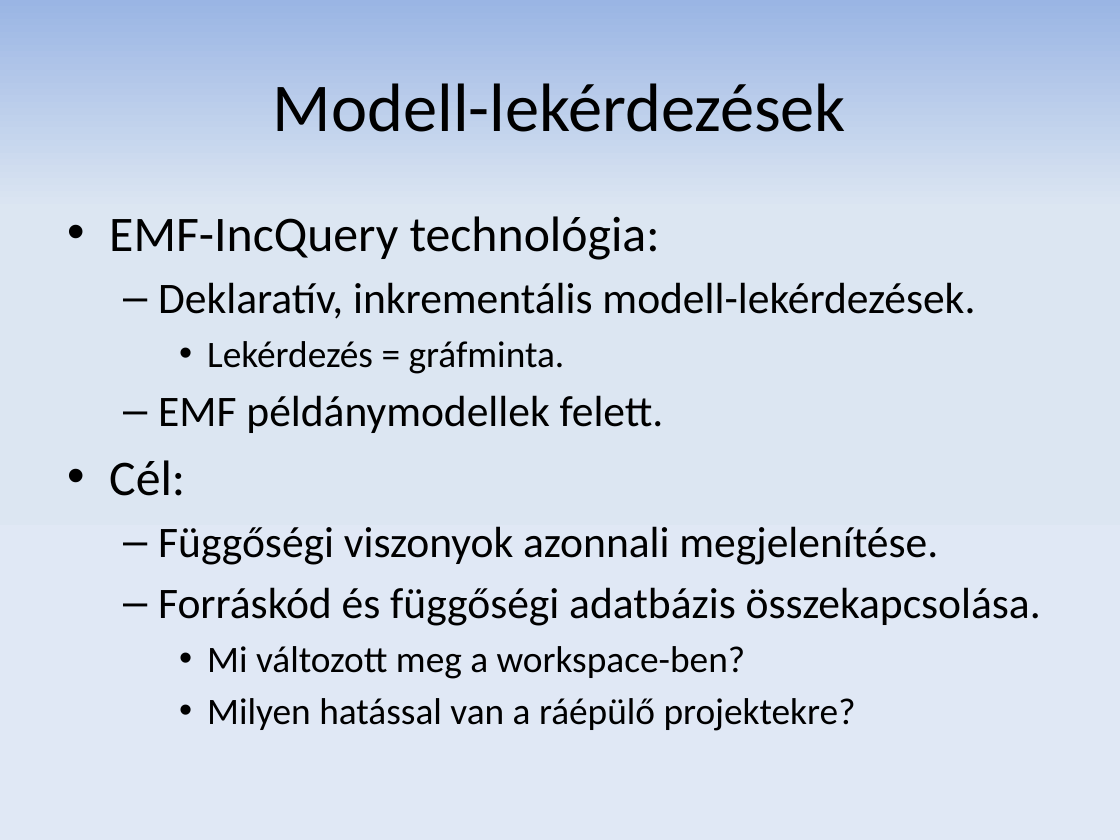
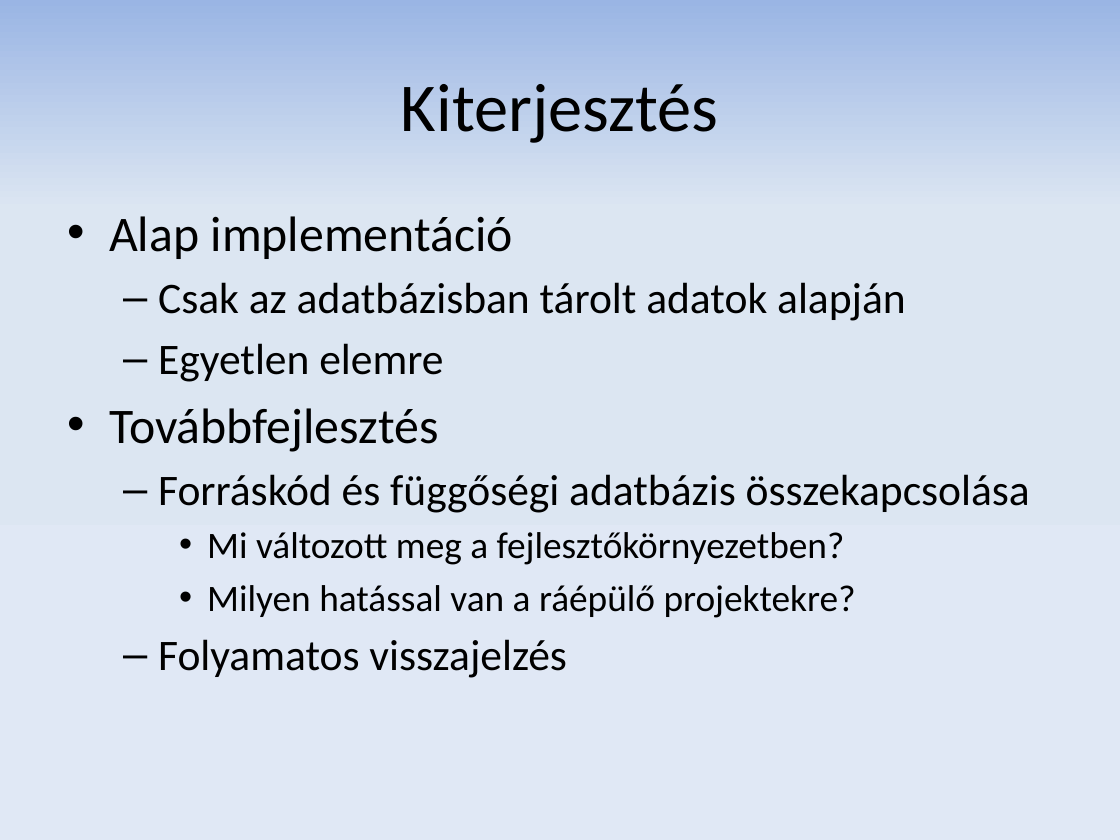
Before and after one commit to donat/incquery-deps, a slide deck: slide 10 of incquery-deps-documentation/presentation/tdk_pres_hu_v2.pptx. Drawn at 1120x840 pixels with LibreOffice and Linux fonts; fonts in the diff are those of the drawing. Boxes give left, top, right and bottom in pixels: in the first picture for what was removed or moved away, otherwise in the second. Text is boxed around its words. In the diff, an @@ line names an element or a change of style, - is before the commit and + after.

```diff
--- a/incquery-deps-documentation/presentation/tdk_pres_hu_v2.pptx
+++ b/incquery-deps-documentation/presentation/tdk_pres_hu_v2.pptx
@@ title at <box>401,84,719,143</box>: text changed @@
-Modell-lekérdezések
+Kiterjesztés
@@ text at <box>109,216,1030,565</box>: text changed @@
-• EMF-IncQuery technológia:
-  – Deklaratív, inkrementális modell-lekérdezések.
-    • Lekérdezés = gráfminta.
-  – EMF példánymodellek felett.
-• Cél:
-  – Függőségi viszonyok azonnali megjelenítése.
-  – Forráskód és függőségi adatbázis összekapcsolása.
-    • Mi változott meg a workspace-ben?
+• Alap implementáció
+  – Csak az adatbázisban tárolt adatok alapján
+  – Egyetlen elemre
+• Továbbfejlesztés
+  – Forráskód és függőségi adatbázis összekapcsolása
+    • Mi változott meg a fejlesztőkörnyezetben?
@@ text at <box>158,639,567,678</box>: paragraph added @@
+  – Folyamatos visszajelzés
```
Also in this commit, not shown: 11 other slides changed, 2 slides added, 1 slide removed.
